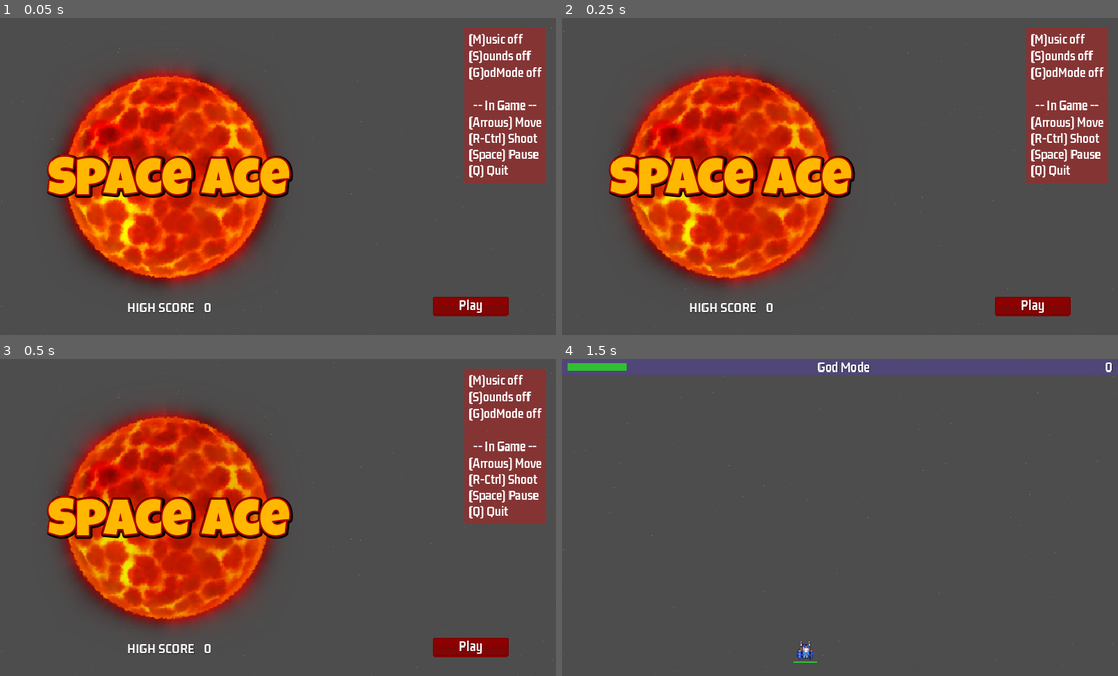
Above: before the commit, frames 1-4 (two rows, left to right).
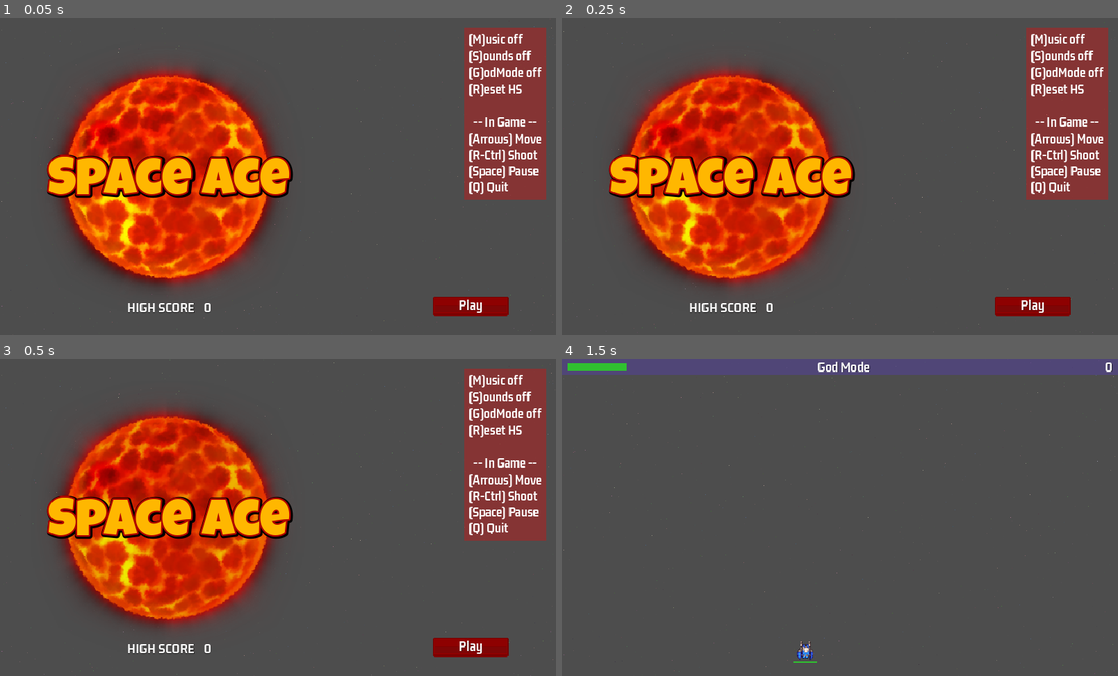
Above: after the commit, the same moments.

Repository: JerryHobby/Space-Ace
Game: Godot game, scene res://Scenes/main.tscn
Same seed, same stepped clock (60 frames per second), same inputs: the game is played once before the commit and once after it.
Inputs (mouse positions are in pixels of both pictures, inside the frame that each line leads up to):
- Up to frame 1 (0.05 s): no input
- Up to frame 2 (0.25 s): no input
- Up to frame 3 (0.5 s): no input
- Up to frame 4 (1.5 s): click "Play" at 0.5 s; move the mouse to (962, 501) at 1.27 s; hold Right (right) from 1.28 s (still down); tap G (god_mode) at 1.35 s

The runs differ from the first frame. In frame 1, 2.0% of the frame differs, in the area x 83-99%, y 20-58%; in frame 2, 2.0%; in frame 3, 2.0%; in frame 4, nothing differs.
Error after the commit: Invalid access to property or key 'high_score' on a base object of type 'Dictionary'. (res://Singletons/DataStorage.gd:25)

Commit message:
save high score

Diff:
--- a/Scenes/main.gd
+++ b/Scenes/main.gd
@@ -33,6 +33,9 @@
 	if Input.is_action_just_pressed("pause"):
 		GameManager.load_level_scene()
 
+	if Input.is_action_just_pressed("reset_hs"):
+		DataStorage.reset_high_score()
+		set_labels()
 
 
 func play_music():
--- a/Scenes/main.tscn
+++ b/Scenes/main.tscn
@@ -201,6 +201,11 @@
 text = "(G)od Mode"
 label_settings = SubResource("LabelSettings_cgn7e")
 
+[node name="ResestHSLabel" type="Label" parent="CanvasLayer/MarginContainer/CanvasLayer2/MarginContainer/MarginContainer/VBoxContainer"]
+layout_mode = 2
+text = "(R)eset HS"
+label_settings = SubResource("LabelSettings_cgn7e")
+
 [node name="InGameLabel" type="Label" parent="CanvasLayer/MarginContainer/CanvasLayer2/MarginContainer/MarginContainer/VBoxContainer"]
 layout_mode = 2
 text = "
--- /dev/null
+++ b/Singletons/DataStorage.gd
@@ -0,0 +1,45 @@
+extends Node
+
+const DATA_PATH:String = "user://scores.json"
+
+var _data = {}
+
+func _ready():
+	if !load_data():
+		return
+
+
+func load_data() -> bool:
+	var file = FileAccess.open(DATA_PATH, FileAccess.READ)
+	if !file:
+		return false
+	_data = JSON.parse_string(file.get_as_text())
+
+	if _data == null:
+		reset_high_score()
+
+	return true
+
+
+func get_high_score() -> int:
+	return _data["high_score"]
+
+
+func reset_high_score() -> void:
+	_data = {
+		"high_score": 0
+	}
+	var file = FileAccess.open(DATA_PATH, FileAccess.WRITE)
+	file.store_string(JSON.stringify(_data))
+	file.close()
+	ScoreManager.set_high_score(0)
+
+
+func save_data():
+	_data = {
+		"high_score": ScoreManager.get_high_score()
+	}
+
+	var file = FileAccess.open(DATA_PATH, FileAccess.WRITE)
+	file.store_string(JSON.stringify(_data))
+	file.close()
--- a/Singletons/ScoreManager.gd
+++ b/Singletons/ScoreManager.gd
@@ -4,17 +4,23 @@
 var _high_score:int = 0
 var _used_cheat = false
 
+func _ready():
+	_high_score = DataStorage.get_high_score()
+
 
 func used_cheats() -> void:
 	_used_cheat = true
+
 
 func increment_score(v:int) -> void:
 	if GameManager.god_mode():
 		used_cheats()
 
+
 	_score += v
 	if !_used_cheat and _high_score < _score:
 		_high_score = _score
+		DataStorage.save_data()
 	SignalManager.on_score_updated.emit(_score)
 
 
@@ -41,6 +47,10 @@
 	return _high_score
 
 
+func set_high_score(v:int) -> void:
+	_high_score = v
+
+
 func get_high_score_formatted() -> String:
 	return format_score(_high_score)
 
--- a/project.godot
+++ b/project.godot
@@ -17,6 +17,7 @@
 
 [autoload]
 
+DataStorage="*res://Singletons/DataStorage.gd"
 GameData="*res://Singletons/GameData.gd"
 SoundManager="*res://Singletons/SoundManager.gd"
 SignalManager="*res://Singletons/SignalManager.gd"
@@ -84,6 +85,11 @@
 "events": [Object(InputEventKey,"resource_local_to_scene":false,"resource_name":"","device":-1,"window_id":0,"alt_pressed":false,"shift_pressed":false,"ctrl_pressed":false,"meta_pressed":false,"pressed":false,"keycode":0,"physical_keycode":71,"key_label":0,"unicode":103,"echo":false,"script":null)
 ]
 }
+reset_hs={
+"deadzone": 0.5,
+"events": [Object(InputEventKey,"resource_local_to_scene":false,"resource_name":"","device":-1,"window_id":0,"alt_pressed":false,"shift_pressed":false,"ctrl_pressed":false,"meta_pressed":false,"pressed":false,"keycode":0,"physical_keycode":82,"key_label":0,"unicode":114,"echo":false,"script":null)
+]
+}
 
 [layer_names]
 
